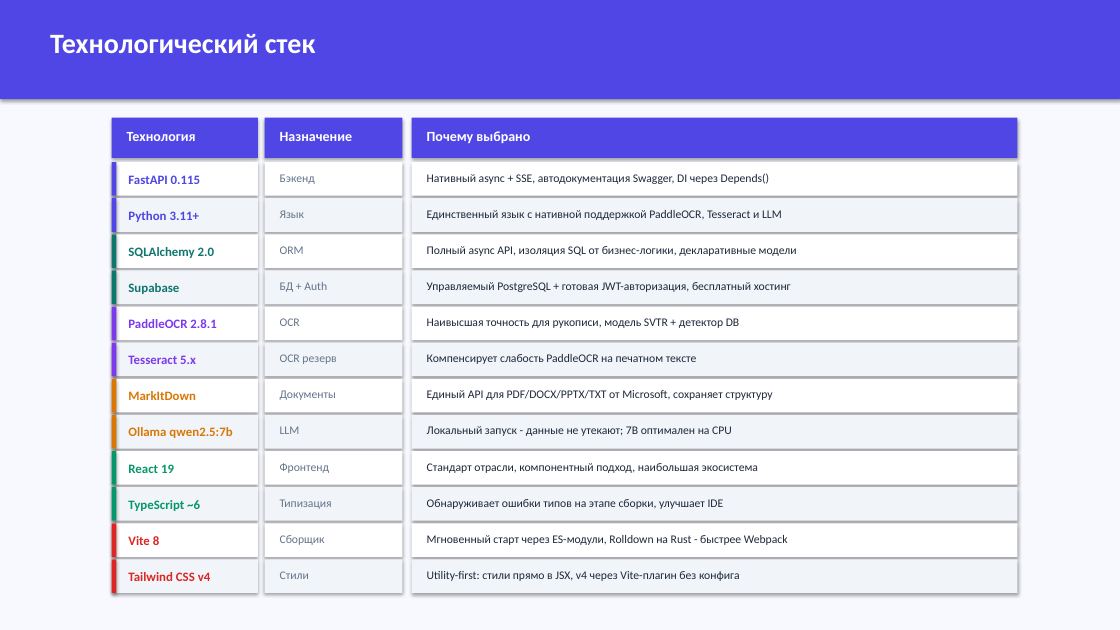
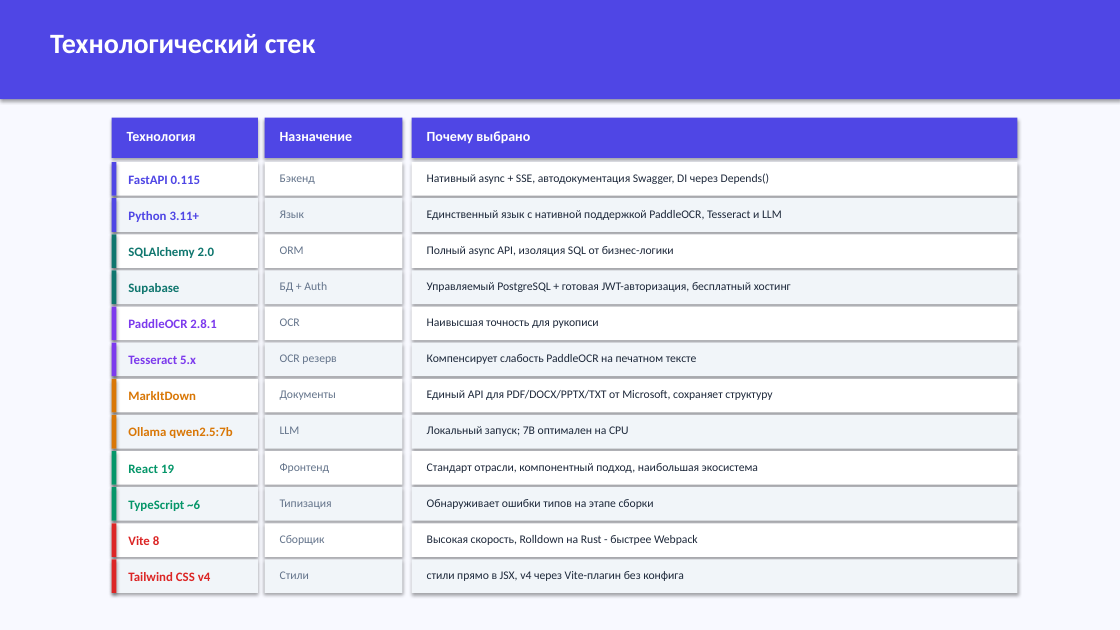
Before and after one commit to KatyaDolgova/russian-handwriting-checker, a slide deck: slide 17 of russian-handwriting-checker-new/RusYazyk_AI_v2.pptx. Drawn at 1120x630 pixels with LibreOffice and Linux fonts; fonts in the diff are those of the drawing. Boxes give left, top, right and bottom in pixels: in the first picture for what was removed or moved away, otherwise in the second. Text is boxed around its words. In the diff, an @@ line names an element or a change of style, - is before the commit and + after.

```diff
--- a/russian-handwriting-checker-new/RusYazyk_AI_v2.pptx
+++ b/russian-handwriting-checker-new/RusYazyk_AI_v2.pptx
@@ text at [427, 246, 674, 256]: text changed @@
-Полный async API, изоляция SQL от бизнес-логики, декларативные модели
+Полный async API, изоляция SQL от бизнес-логики
@@ text at [427, 318, 599, 328]: text changed @@
-Наивысшая точность для рукописи, модель SVTR + детектор DB
+Наивысшая точность для рукописи
@@ text at [427, 426, 629, 436]: text changed @@
-Локальный запуск - данные не утекают; 7B оптимален на CPU
+Локальный запуск; 7B оптимален на CPU
@@ text at [427, 499, 654, 509]: text changed @@
-Обнаруживает ошибки типов на этапе сборки, улучшает IDE
+Обнаруживает ошибки типов на этапе сборки
@@ text at [427, 535, 698, 545]: text changed @@
-Мгновенный старт через ES-модули, Rolldown на Rust - быстрее Webpack
+Высокая скорость, Rolldown на Rust - быстрее Webpack
@@ text at [427, 571, 684, 581]: text changed @@
-Utility-first: стили прямо в JSX, v4 через Vite-плагин без конфига
+стили прямо в JSX, v4 через Vite-плагин без конфига
```
Also in this commit, not shown: 8 other slides changed, 38 other files.
